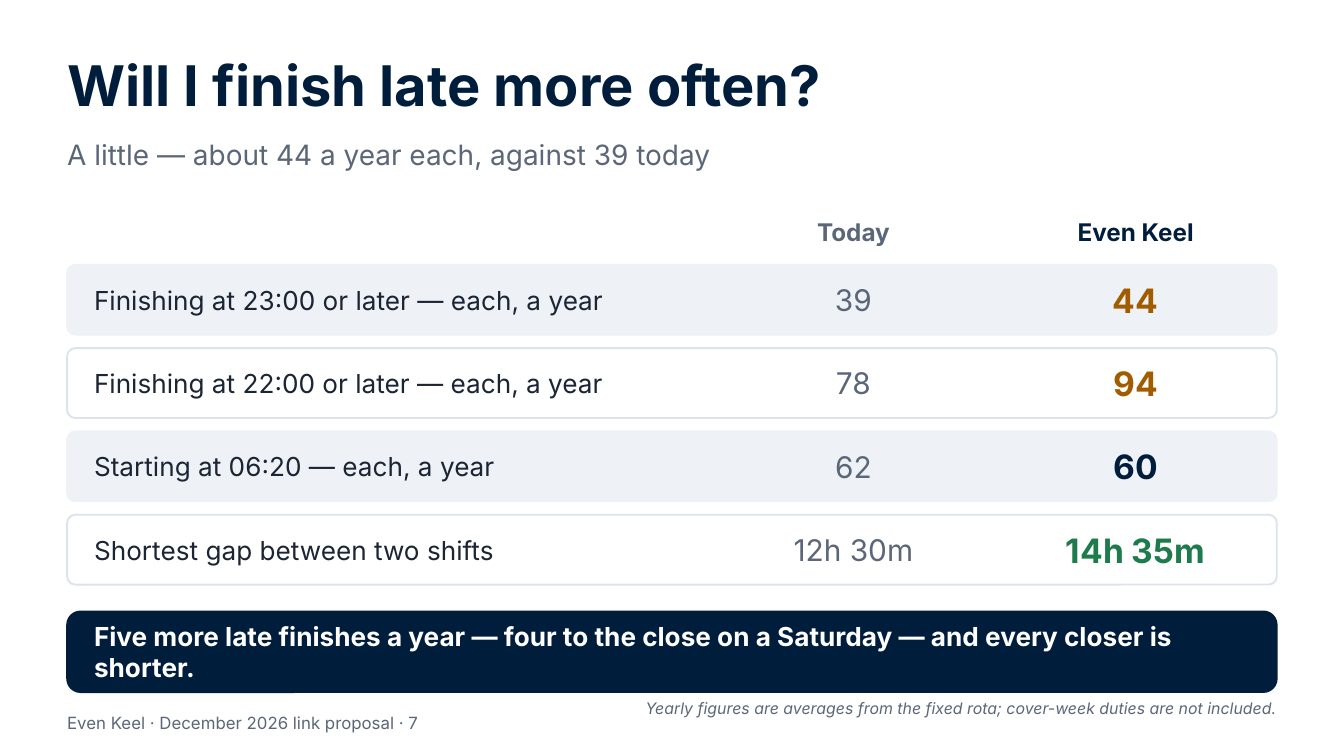
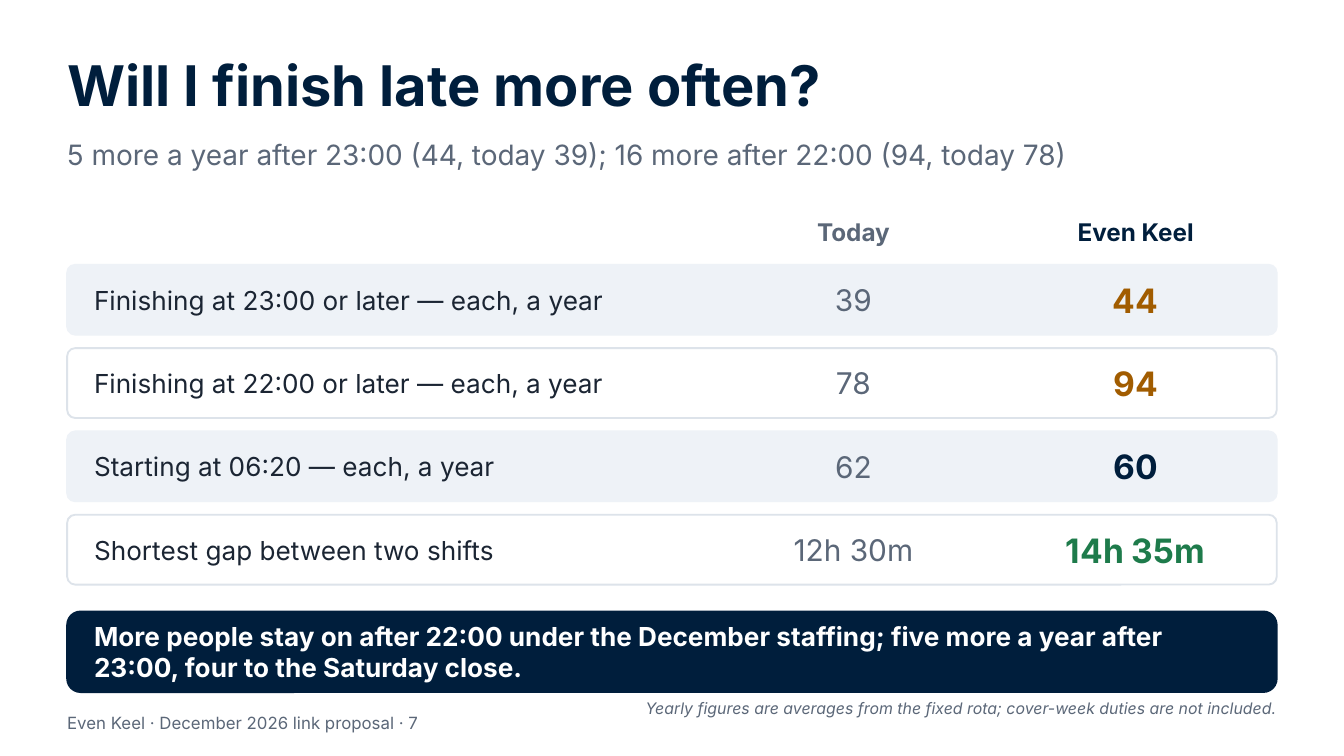
Before and after one commit to Garethdavidmiller/roster-app, a slide deck: slide 7 of docs/links-26/presentations/Even-Keel-for-colleagues.pptx. Drawn at 1344x756 pixels with LibreOffice and Linux fonts; fonts in the diff are those of the drawing. Boxes give left, top, right and bottom in pixels: in the first picture for what was removed or moved away, otherwise in the second. Text is boxed around its words. In the diff, an @@ line names an element or a change of style, - is before the commit and + after.

```diff
--- a/docs/links-26/presentations/Even-Keel-for-colleagues.pptx
+++ b/docs/links-26/presentations/Even-Keel-for-colleagues.pptx
@@ text at (67,142,1066,171): text changed @@
-A little — about 44 a year each, against 39 today
+5 more a year after 23:00 (44, today 39); 16 more after 22:00 (94, today 78)
@@ text at (94,626,1162,683): text changed @@
-Five more late finishes a year — four to the close on a Saturday — and every closer is shorter.
+More people stay on after 22:00 under the December staffing; five more a year after 23:00, four to the Saturday close.
```
Also in this commit, not shown: 2 other slides changed, 27 other files.
